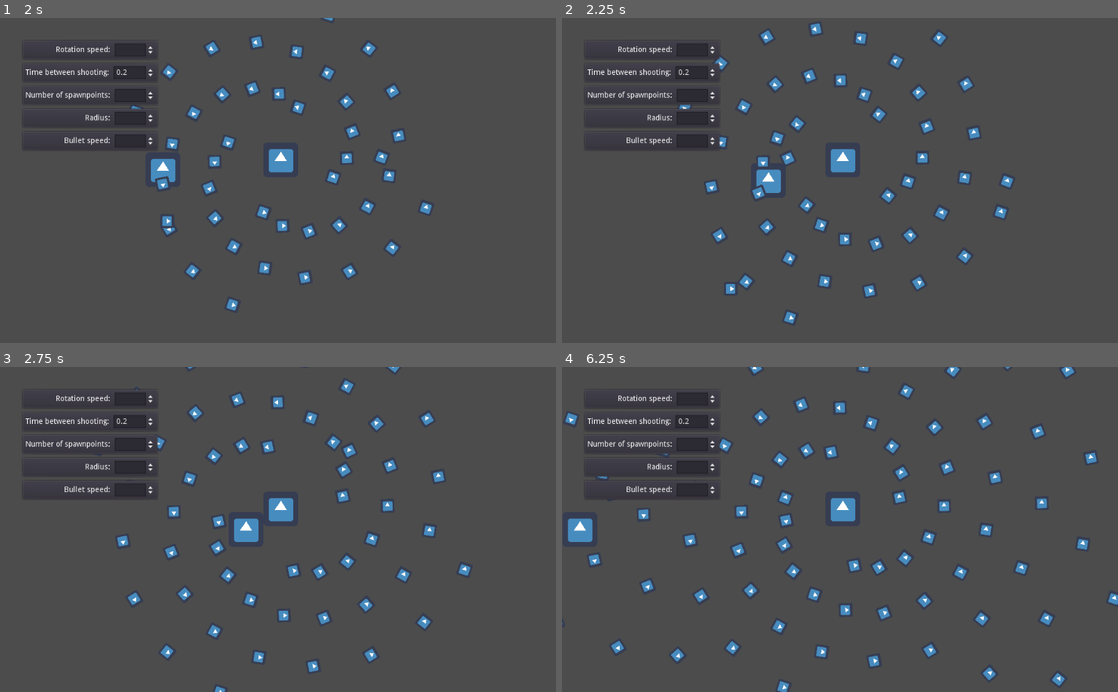
Above: before the commit, frames 1-4 (two rows, left to right).
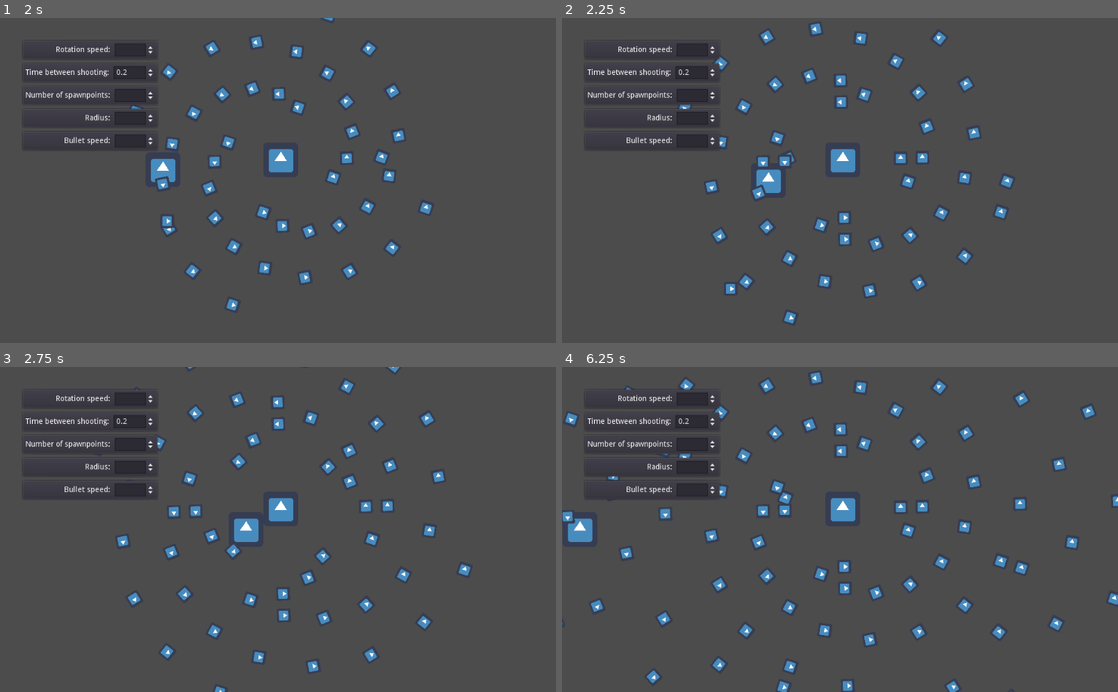
Above: after the commit, the same moments.

Repository: Magesu/mini-jam-100-overload
Game: Godot game, scene res://Main.tscn
The game is run twice, just before and just after one commit, with the same random seed, the same clock (stepped at 60 frames per second) and the same inputs. The engine's default icon, where the game draws it, is replaced by a stand-in: a white triangle on a blue panel in a dark square.
Inputs (mouse positions are in pixels of both pictures, inside the frame that each line leads up to):
- Up to frame 1 (2 s): move the mouse to (400, 164) at 0.52 s; hold Right (ui_right) 0.53-1.28 s; click (400, 164) at 0.6 s; move the mouse to (166, 196) at 1.27 s; hold Down (ui_down) from 1.28 s (still down); click (166, 196) at 1.35 s
- Up to frame 2 (2.25 s): move the mouse to (895, 109) at 2.02 s; release Down (ui_down) at 2.03 s; hold Right (ui_right) from 2.03 s (still down); click (895, 109) at 2.1 s
- Up to frame 3 (2.75 s): keep holding Right (ui_right)
- Up to frame 4 (6.25 s): move the mouse to (812, 594) at 2.77 s; release Right (ui_right) at 2.78 s; hold Up (ui_up) 2.78-3.53 s; click (812, 594) at 2.85 s; move the mouse to (1006, 578) at 3.52 s; hold Left (ui_left) 3.53-5.03 s; click (1006, 578) at 3.6 s; move the mouse to (673, 480) at 4.27 s; click (673, 480) at 4.35 s; move the mouse to (867, 529) at 5.02 s; hold Down (ui_down) 5.03-5.78 s; click (867, 529) at 5.1 s; move the mouse to (756, 448) at 5.77 s; hold Right (ui_right) from 5.78 s (still down); click (756, 448) at 5.85 s

Frame 1 is identical in both runs. In frame 2, 0.4% of the frame differs, in the area x 39-62%, y 24-64%; in frame 3, 1.3%; in frame 4, 6.4%, in the area x 0-100%, y 0-100%.

Commit message:
Added comments

Diff:
--- a/Scenes/Enemy.tscn
+++ b/Scenes/Enemy.tscn
@@ -20,4 +20,8 @@
 
 [node name="ShootTimer" type="Timer" parent="."]
 
+[node name="TurnTimer" type="Timer" parent="."]
+wait_time = 2.0
+
 [connection signal="timeout" from="ShootTimer" to="." method="_on_Shoot_Timer_timeout"]
+[connection signal="timeout" from="TurnTimer" to="." method="_on_TurnTimer_timeout"]
--- a/Scenes/Scripts/Debug Menu.gd
+++ b/Scenes/Scripts/Debug Menu.gd
@@ -5,6 +5,8 @@
 
 # Nodes
 onready var main = get_tree().get_root().get_node("Main")
+
+# Getting number box nodes
 onready var rotate_speed_spin_box = get_node("VBoxContainer/RotateSpeed/HBoxContainer/RotateSpeedSpinBox")
 onready var timer_wait_time_spin_box = get_node("VBoxContainer/TimerWaitTime/HBoxContainer/TimerWaitTimeSpinBox")
 onready var spawnpoint_number_spin_box = get_node("VBoxContainer/SpawnpointNumber/HBoxContainer/SpawnpointNumberSpinBox")
@@ -13,6 +15,7 @@
 
 # Called when the node enters the scene tree for the first time.
 func _ready():
+	# Connecting all the value changed signals to the main when this scene is loaded
 	rotate_speed_spin_box.connect("value_changed",main,"_on_RotateSpeedSpinBox_value_changed")
 	timer_wait_time_spin_box.connect("value_changed",main,"_on_TimerWaitTimeSpinBox_value_changed")
 	spawnpoint_number_spin_box.connect("value_changed",main,"_on_SpawnpointNumberSpinBox_value_changed")
--- a/Scenes/Scripts/Enemy.gd
+++ b/Scenes/Scripts/Enemy.gd
@@ -11,6 +11,7 @@
 # Nodes
 onready var shoot_timer = $ShootTimer
 onready var rotator = $Rotator
+onready var turn_timer = $TurnTimer
 
 # Scenes
 var bullet_scene = preload("res://Scenes/Bullet.tscn")
@@ -33,6 +34,9 @@
 	# Starts the timer
 	shoot_timer.wait_time = shoot_timer_wait_time
 	shoot_timer.start()
+
+	# Starts the turn timer
+	turn_timer.start()
 
 
 # Called every frame. 'delta' is the elapsed time since the previous frame.
@@ -72,3 +76,7 @@
 	# Starts the timer
 	shoot_timer.wait_time = shoot_timer_wait_time
 	shoot_timer.start()
+
+
+func _on_TurnTimer_timeout():
+	rotate_speed = -rotate_speed
--- a/Scenes/Scripts/Main.gd
+++ b/Scenes/Scripts/Main.gd
@@ -19,7 +19,7 @@
 #func _process(delta):
 #	pass
 
-
+# Debug box updating the game when values are changed
 func _on_RotateSpeedSpinBox_value_changed(value):
 	enemy.rotate_speed = value
 	enemy.update()
